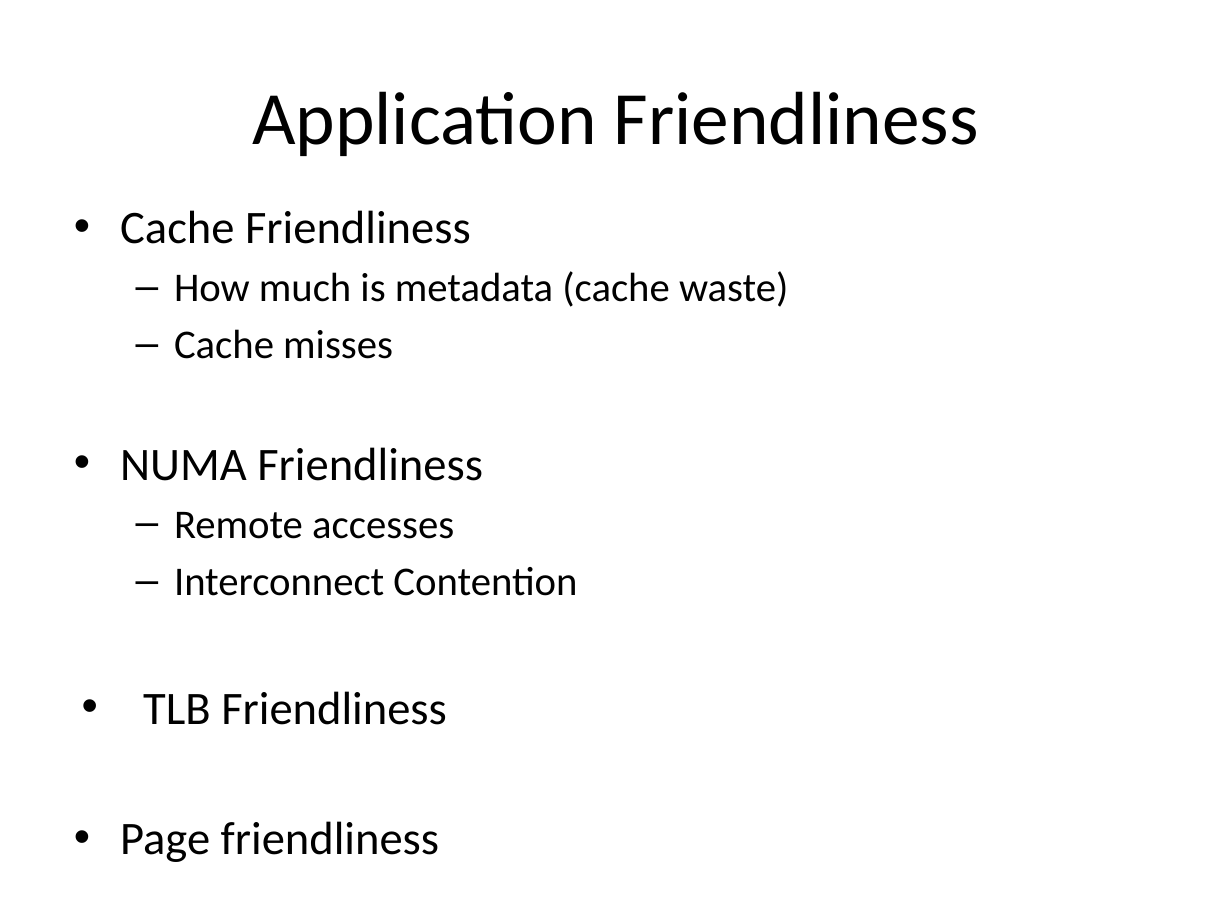
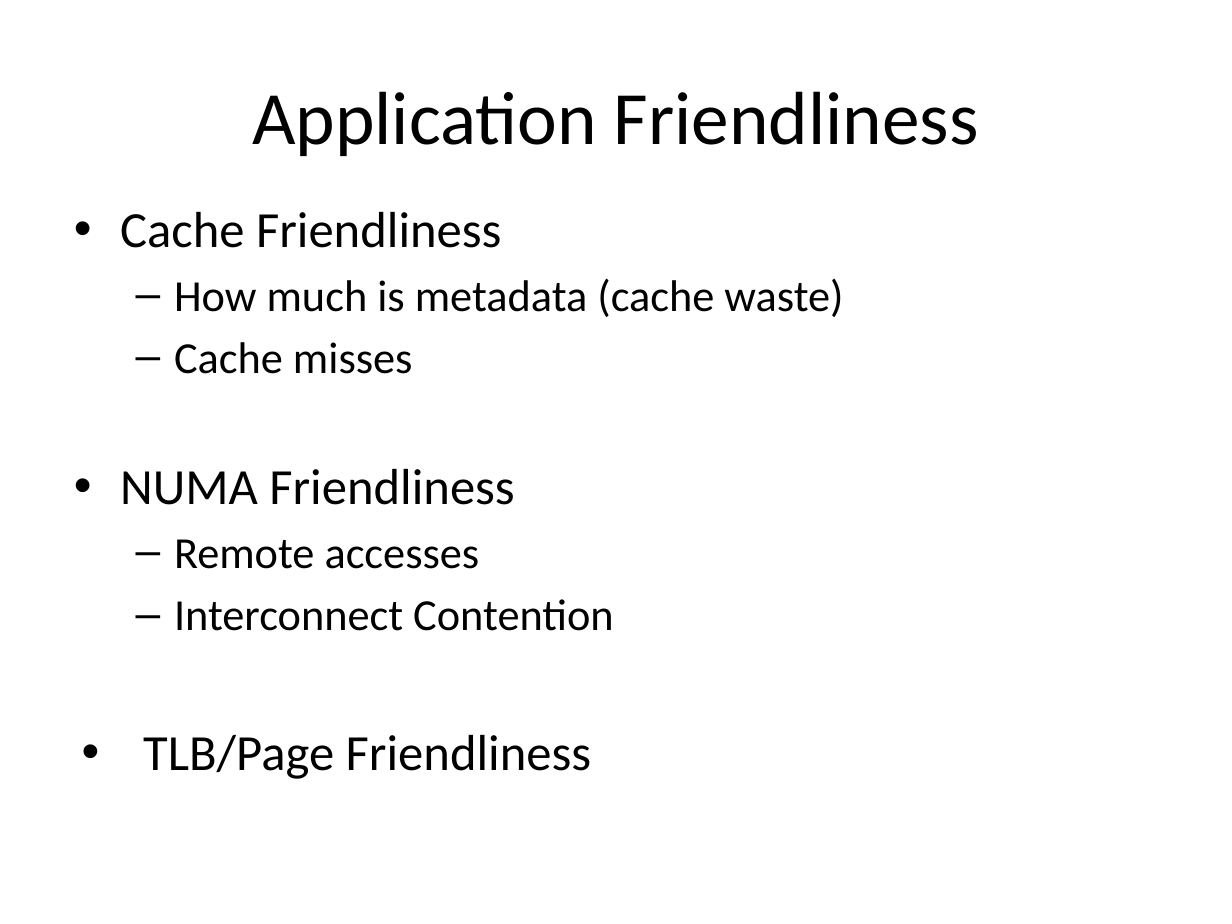
Before and after one commit to UTSASRG/MemPerf-Pro, a slide deck: slide 8 of AllocatorProfiler.pptx. Drawn at 1232x924 pixels with LibreOffice and Linux fonts; fonts in the diff are those of the drawing. Boxes give left, top, right and bottom in pixels: in the first picture for what was removed or moved away, otherwise in the second. Text is boxed around its words. In the diff, an @@ line names an element or a change of style, - is before the commit and + after.

```diff
--- a/AllocatorProfiler.pptx
+++ b/AllocatorProfiler.pptx
@@ text at (120,212,843,631): size 27.2 to 29.6 pt in "Cache Friendliness", "NUMA Friendliness"; size 23.8 to 25.9 pt in "How much is metadata (cache waste)", "Cache misses", "Remote accesses", "Interconnect Contention" @@
@@ text at (143,735,591,779): text changed; size 27.2 to 29.6 pt @@
-• TLB Friendliness
-• Page friendliness
+• TLB/Page Friendliness
```
Also in this commit, not shown: 2 other slides changed, 3 slides added.
